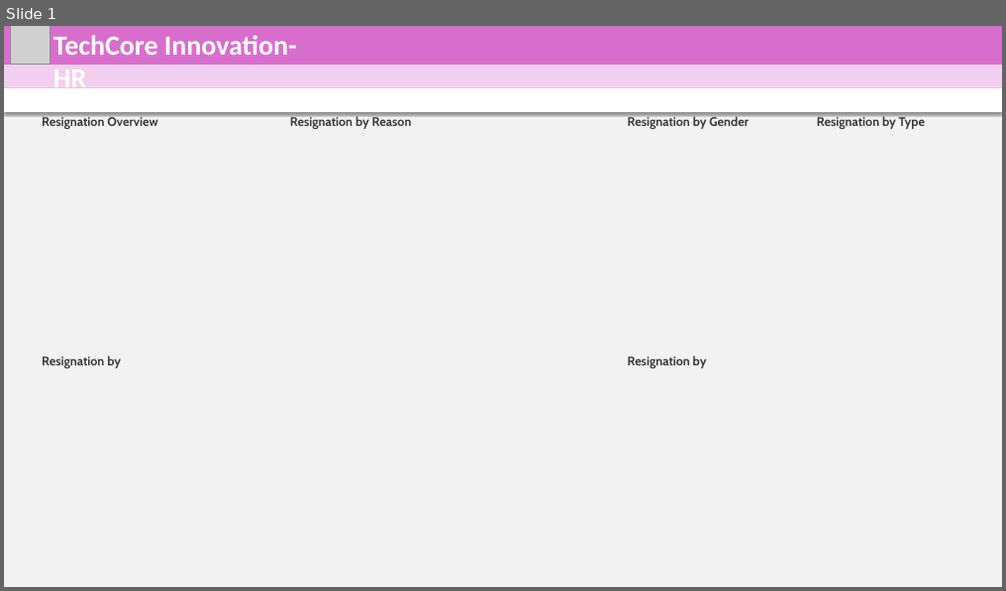
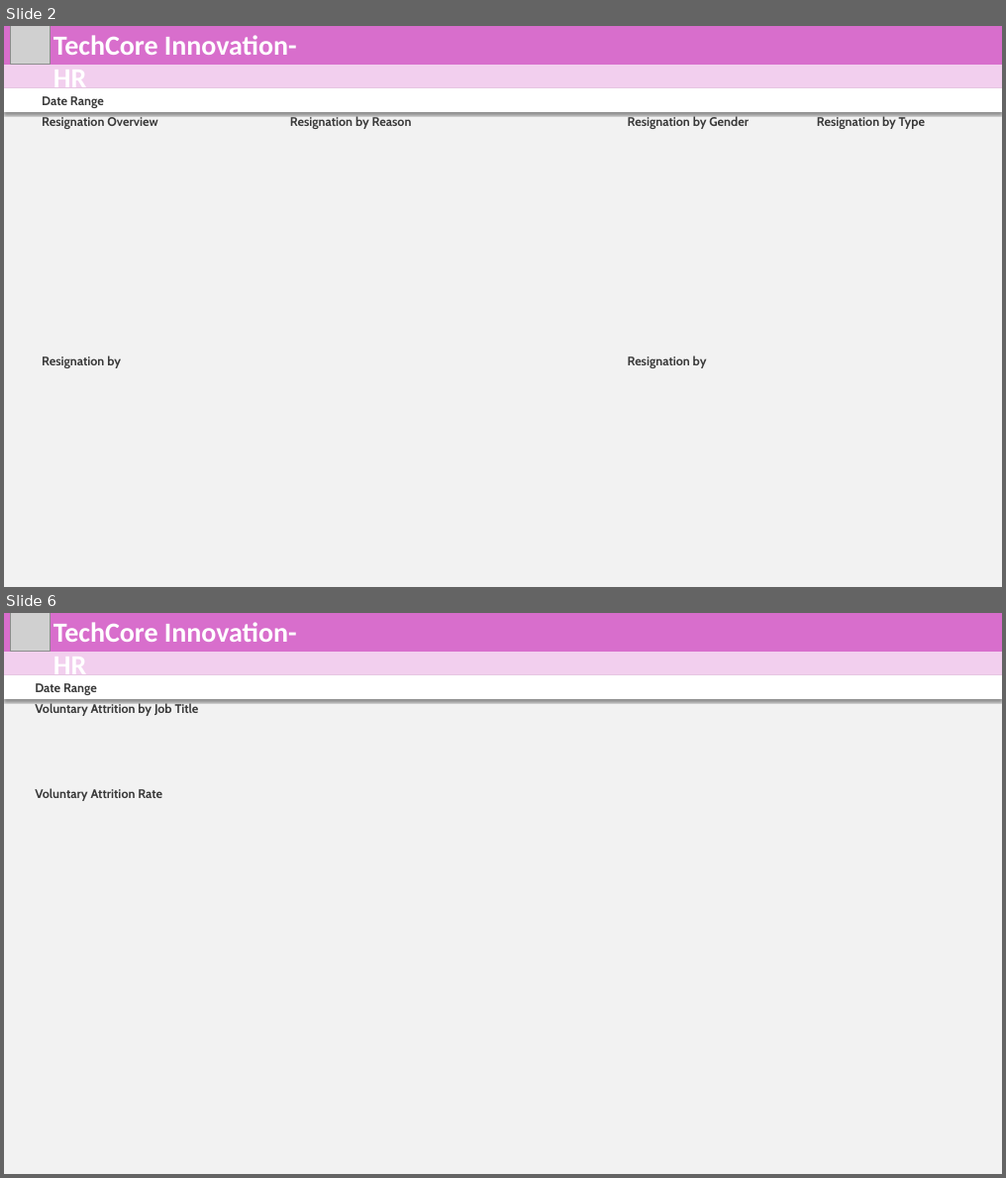
Before and after one commit to mmrnayan/HR-Analysis, a slide deck: New Microsoft PowerPoint Presentation.pptx. Shown one above the other, each under a label of ours: slide 1 before the commit, slides 2 and 6 after it; the slides between them are not shown. The pictures are 1006x591 and 1006x1178 pixels, drawn with LibreOffice and Linux fonts; fonts in the diff are those of the drawing; grey boxes stand for pictures. Boxes give left, top, right and bottom in pixels: in the first picture for what was removed or moved away, otherwise in the second. Text is boxed around its words. In the diff, an @@ line names an element or a change of style, - is before the commit and + after.

```diff
--- a/New Microsoft PowerPoint Presentation.pptx
+++ b/New Microsoft PowerPoint Presentation.pptx
@@ slide 6 added at <box>4,613,1002,1174</box>, background #F2F2F2 @@
@@ rectangle added at <box>4,613,1002,652</box>, fill #D86ECC @@
@@ picture added at <box>10,613,50,651</box> @@
@@ text added at <box>54,622,297,675</box>, 40 pt, text #FFFFFF, bold @@
+TechCore Innovation- HR
@@ rectangle added at <box>4,652,1002,675</box>, fill #F2CFEE @@
@@ rectangle added at <box>4,675,1002,699</box>, fill #FFFFFF @@
@@ text added at <box>35,683,97,695</box>, 18 pt, text #3A3A3A, bold @@
+Date Range
@@ rounded rectangle added at <box>16,719,990,783</box>, fill #F2F2F2 @@
@@ text added at <box>35,703,199,716</box>, 18 pt, text #3A3A3A, bold @@
+Voluntary Attrition by Job Title
@@ text added at <box>35,788,162,801</box>, 18 pt, text #3A3A3A, bold @@
+Voluntary Attrition Rate
@@ rounded rectangle added at <box>16,804,990,1168</box>, fill #F2F2F2 @@
@@ what was slide 1 is now slide 2 @@
@@ slide 2 changed as well @@
@@ text added at <box>42,96,104,108</box>, 18 pt, text #3A3A3A, bold @@
+Date Range
```
Also in this commit, not shown: 1 other slide changed, 3 other slides added, 31 other files.
